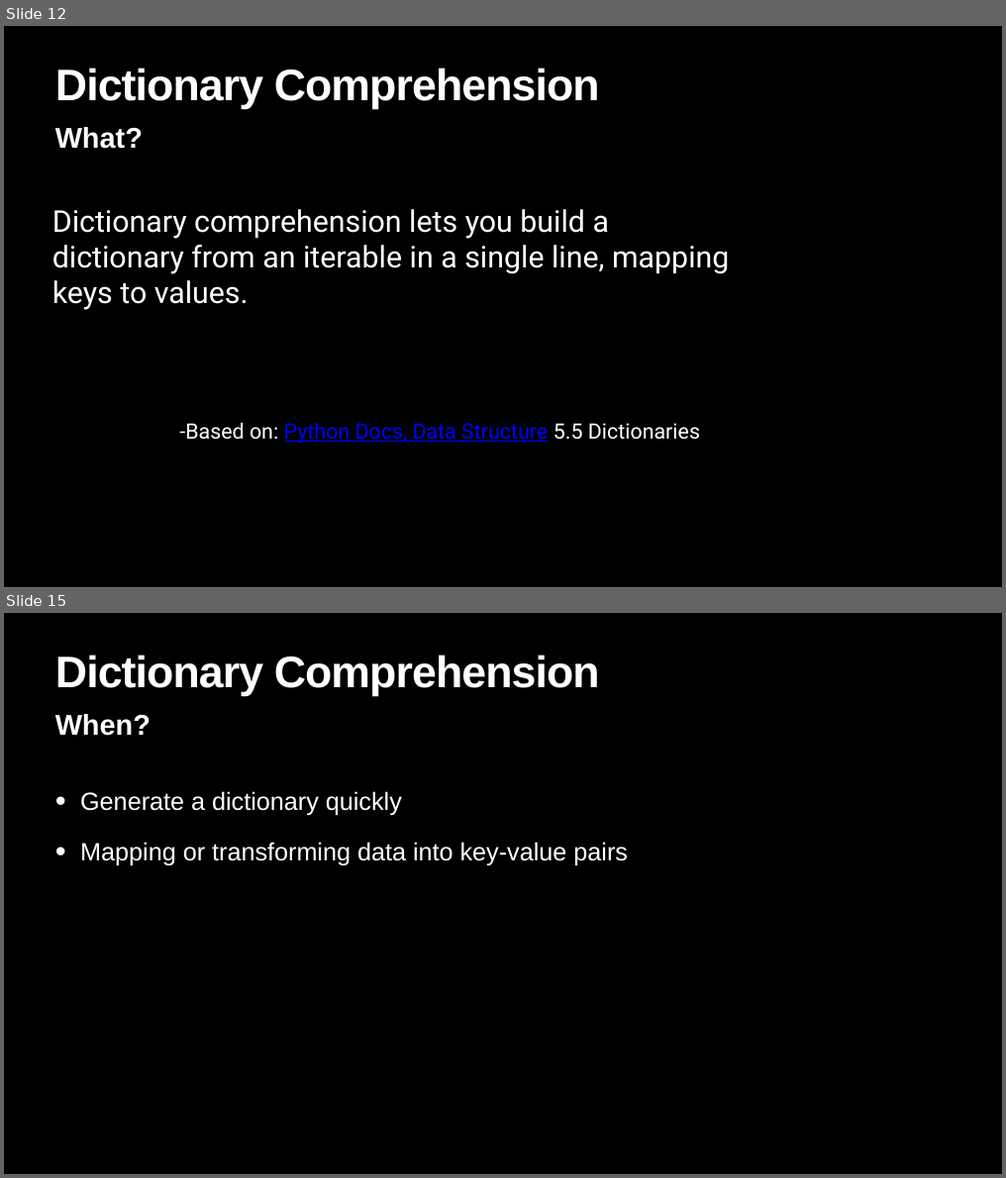
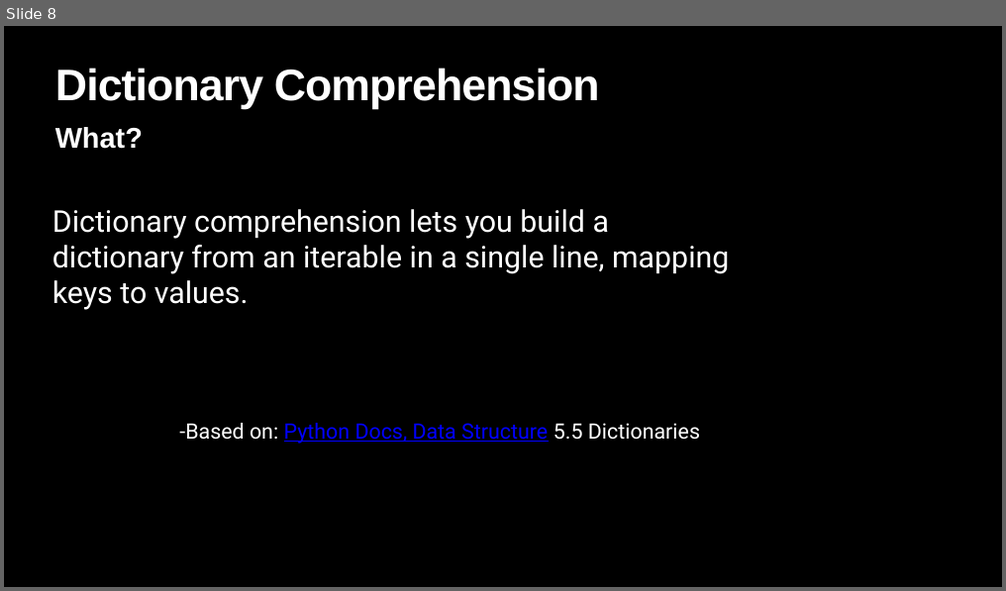
Before and after one commit to xiwu5/lightningtechtalk, a slide deck: Lightning Talk02.pptx. Shown one above the other, each under a label of ours: slides 12 and 15 before the commit, slide 8 after it; the slides between them are not shown. The pictures are 1006x1178 and 1006x591 pixels, drawn with LibreOffice and Linux fonts; fonts in the diff are those of the drawing. Boxes give left, top, right and bottom in pixels: in the first picture for what was removed or moved away, otherwise in the second. Text is boxed around its words. In the diff, an @@ line names an element or a change of style, - is before the commit and + after.

```diff
--- a/Lightning Talk02.pptx
+++ b/Lightning Talk02.pptx
@@ slide 15 removed at [4,613,1002,1174], background #000000 @@
@@ title removed at [55,655,600,696] @@
-Dictionary Comprehension
@@ text removed at [55,714,151,736] @@
-When?
@@ text removed at [80,791,628,866] @@
-• Generate a dictionary quickly
-• Mapping or transforming data into key-value pairs
@@ what was slide 12 is now slide 8 @@
```
Also in this commit, not shown: 6 slides changed, 2 slides added, 5 other slides removed.
